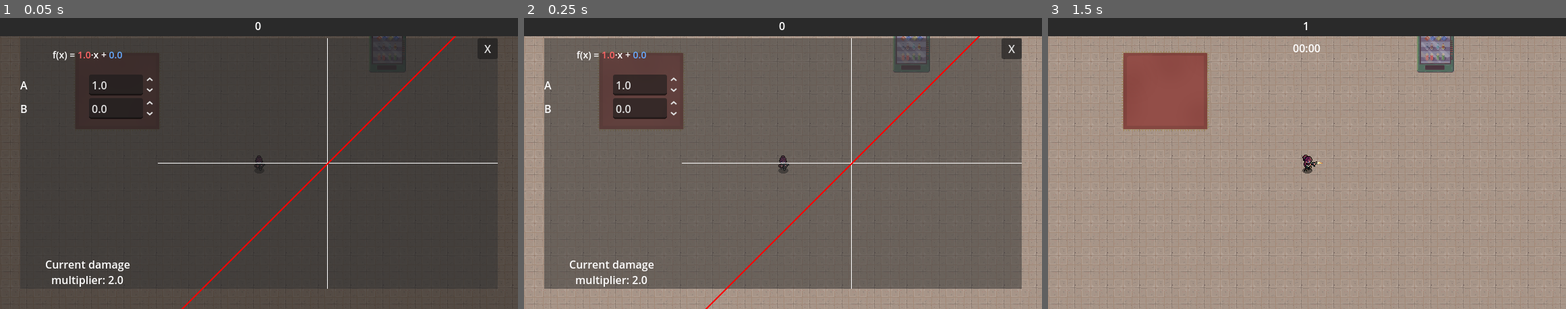
Above: before the commit, frames 1-3 (left to right).
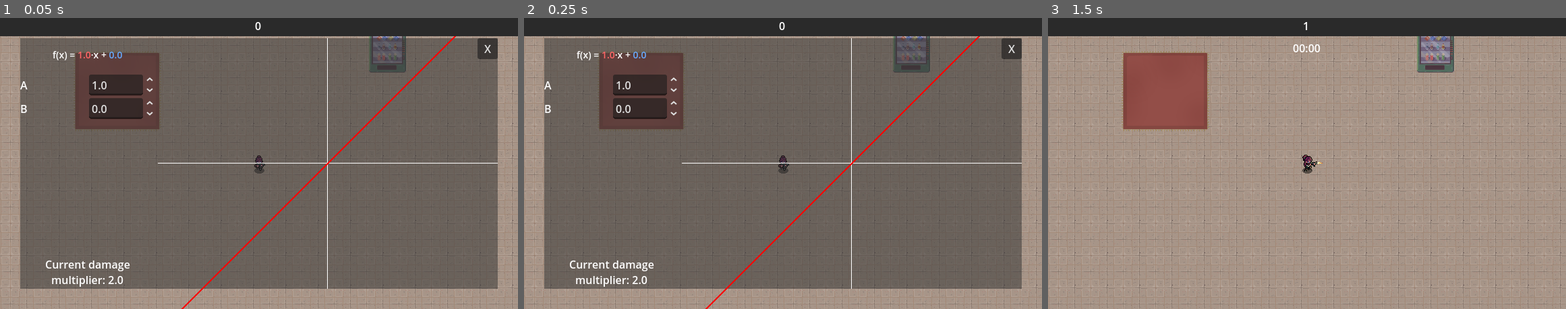
Above: after the commit, the same moments.

Repository: Sylvvs/CoopPuzzle
Game: Godot game, scene res://scenes/logic/scene_handler.tscn
Same seed, same stepped clock (60 frames per second), same inputs: the game is played once before the commit and once after it. The engine's default icon, where the game draws it, is replaced by a stand-in: a white triangle on a blue panel in a dark square.
Inputs (mouse positions are in pixels of both pictures, inside the frame that each line leads up to):
- Up to frame 1 (0.05 s): no input
- Up to frame 2 (0.25 s): no input
- Up to frame 3 (1.5 s): tap Enter at 0.5 s; move the mouse to (1420, 148) at 0.52 s; hold D (right) 0.53-1.25 s; click (1420, 148) at 0.6 s; click "X" at 1.25 s

The runs differ from the first frame. In frame 1, 91% of the frame differs, in the area x 0-100%, y 6-100%; in frame 2, nothing differs; in frame 3, nothing differs.

Commit message:
testing gameover

Diff:
--- /dev/null
+++ b/scenes/UI Elements/GameOver.tscn
@@ -0,0 +1,60 @@
+[gd_scene load_steps=2 format=3 uid="uid://mqwxbk460fnp"]
+
+[ext_resource type="Script" uid="uid://3qrqq5bajxuq" path="res://scripts/game_over.gd" id="1_u6geq"]
+
+[node name="GameOver" type="Control"]
+layout_mode = 3
+anchors_preset = 15
+anchor_right = 1.0
+anchor_bottom = 1.0
+grow_horizontal = 2
+grow_vertical = 2
+script = ExtResource("1_u6geq")
+
+[node name="red_abov" type="CanvasLayer" parent="."]
+layer = 3
+
+[node name="Red" type="ColorRect" parent="red_abov"]
+anchors_preset = 15
+anchor_right = 1.0
+anchor_bottom = 1.0
+grow_horizontal = 2
+grow_vertical = 2
+color = Color(0.7390004, 0, 0, 0.49803922)
+
+[node name="Margins" type="MarginContainer" parent="red_abov"]
+anchors_preset = 15
+anchor_right = 1.0
+anchor_bottom = 1.0
+grow_horizontal = 2
+grow_vertical = 2
+theme_override_constants/margin_left = 250
+theme_override_constants/margin_top = 25
+theme_override_constants/margin_right = 250
+theme_override_constants/margin_bottom = 25
+
+[node name="ContentHolder" type="VBoxContainer" parent="red_abov/Margins"]
+layout_mode = 2
+
+[node name="Leaderboard" type="VBoxContainer" parent="red_abov/Margins/ContentHolder"]
+layout_mode = 2
+size_flags_vertical = 3
+
+[node name="SubmitScore" type="HBoxContainer" parent="red_abov/Margins/ContentHolder"]
+layout_mode = 2
+
+[node name="NameField" type="LineEdit" parent="red_abov/Margins/ContentHolder/SubmitScore"]
+layout_mode = 2
+size_flags_horizontal = 3
+placeholder_text = "NAME"
+alignment = 1
+
+[node name="Submit" type="Button" parent="red_abov/Margins/ContentHolder/SubmitScore"]
+layout_mode = 2
+size_flags_horizontal = 3
+text = "SUBMIT SCORE"
+
+[node name="Retry" type="Button" parent="red_abov/Margins/ContentHolder"]
+custom_minimum_size = Vector2(0, 30)
+layout_mode = 2
+text = "RETRY?"
--- a/scenes/logic/FadeLayer.tscn
+++ b/scenes/logic/FadeLayer.tscn
@@ -4,6 +4,7 @@
 
 [node name="Fadelayer" type="CanvasLayer"]
 process_mode = 2
+visible = false
 script = ExtResource("1_4vhkt")
 
 [node name="Fade" type="ColorRect" parent="."]
--- /dev/null
+++ b/scripts/game_over.gd
@@ -0,0 +1,27 @@
+extends Control
+
+@onready var leaderboard_container := $red_abov/Margins/ContentHolder/Leaderboard
+
+func _ready() -> void:
+	DatabaseHandler.connect("highscores_received", Callable(self, "_on_highscores_received"))
+	DatabaseHandler.get_highscores(10, 0)
+	fade_in()
+
+func fade_in():
+	var tween = create_tween()
+	tween.tween_property(self, "modulate", Color(1.0, 1.0, 1.0, 1), 0.5)
+
+
+func _on_highscores_received(scores: Array):
+
+	leaderboard_container.queue_free_children()
+
+	for score_entry in scores:
+		var name = score_entry.get("name", "Unknown")
+		var score = score_entry.get("score", 0)
+
+		var label = Label.new()
+		label.text = "%s - %d" % [name, score]
+		leaderboard_container.add_child(label)
+
+	print("Leaderboard updated!")
Not shown, added: scripts/game_over.gd.uid
